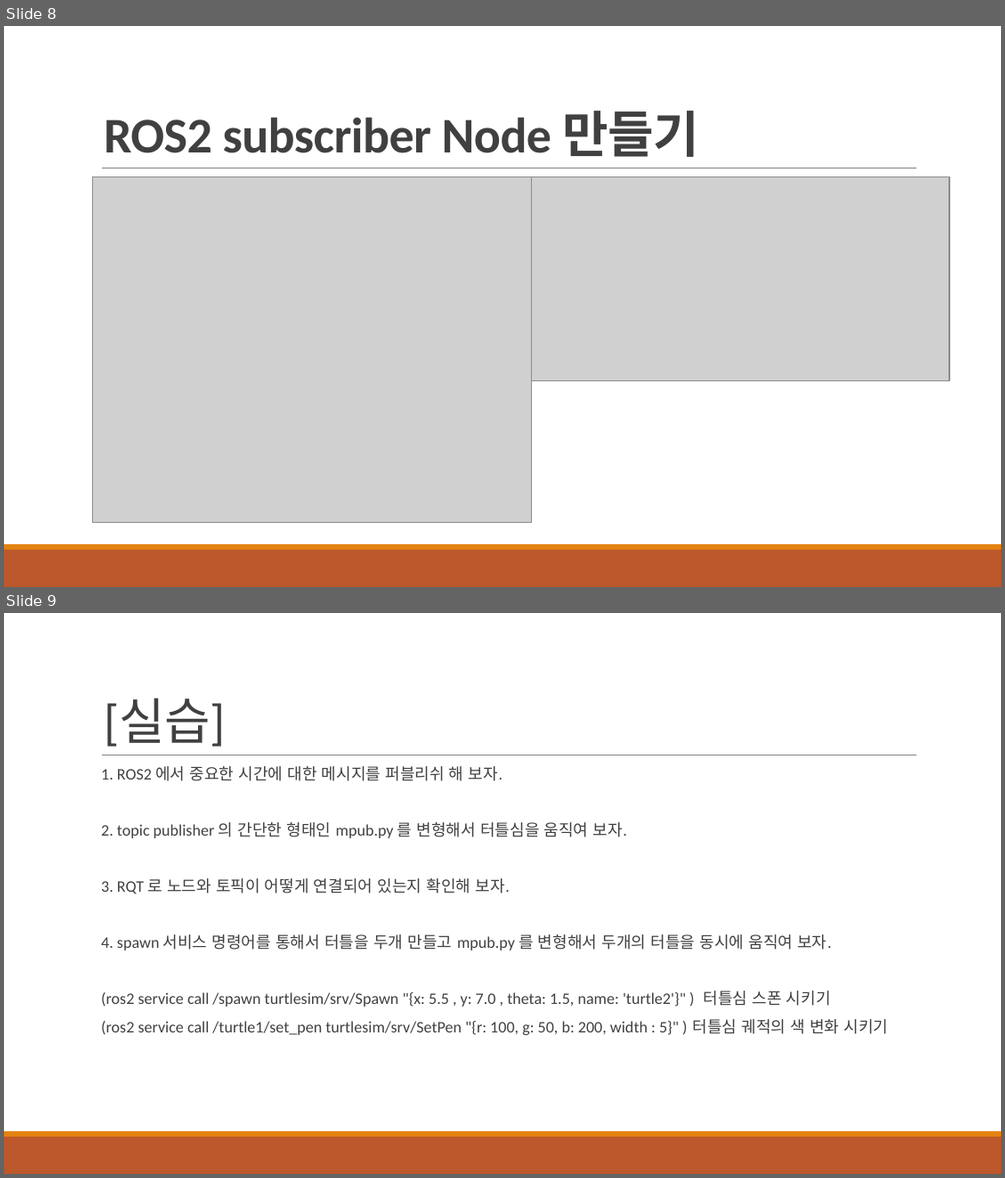
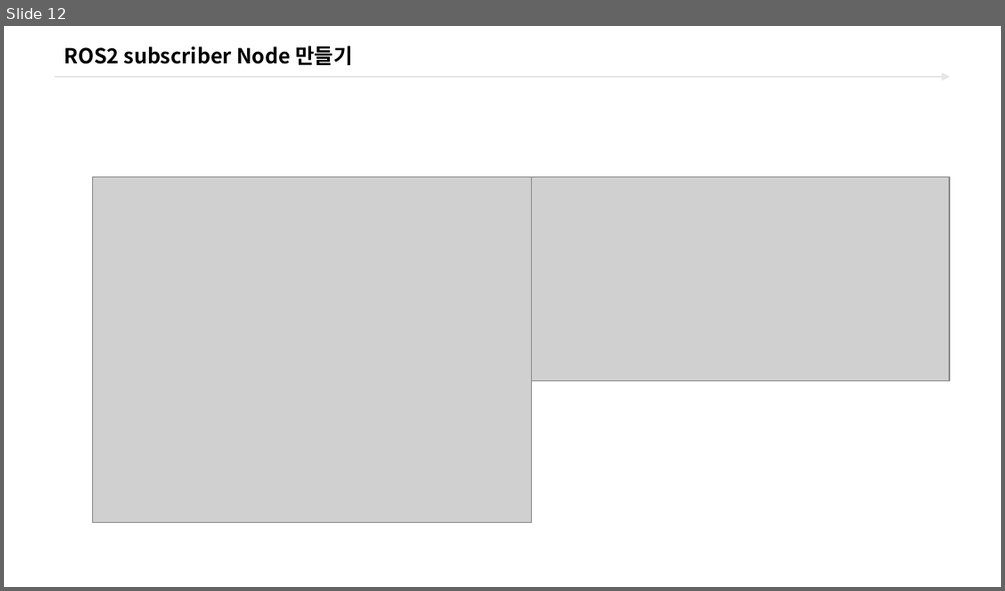
Before and after one commit to freshmea/ict_robot_sj, a slide deck: pdf_ppt/3. ROS2/교안_ROS2 터틀봇_바인드소프트_2일차교욱.pptx. Shown one above the other, each under a label of ours: slides 8 and 9 before the commit, slide 12 after it. The pictures are 1005x1178 and 1005x591 pixels, drawn with LibreOffice and Linux fonts; fonts in the diff are those of the drawing; grey boxes stand for pictures; background and template pictures are left out. Boxes give left, top, right and bottom in pixels: in the first picture for what was removed or moved away, otherwise in the second. Text is boxed around its words. In the diff, an @@ line names an element or a change of style, - is before the commit and + after.

```diff
--- a/pdf_ppt/3. ROS2/교안_ROS2 터틀봇_바인드소프트_2일차교욱.pptx
+++ b/pdf_ppt/3. ROS2/교안_ROS2 터틀봇_바인드소프트_2일차교욱.pptx
@@ slide 9 removed at box(4, 613, 1001, 1174), background #FFFFFF; not listed: 3 template elements that a slide beside it also shows @@
@@ title removed at box(104, 698, 226, 747) @@
-[실습]
@@ text removed at box(101, 766, 888, 1035) @@
-  1. ROS2 에서 중요한 시간에 대한 메시지를 퍼블리쉬 해 보자.
-  2. topic publisher 의 간단한 형태인 mpub.py 를 변형해서 터틀심을 움직여 보자.
-  3. RQT 로 노드와 토픽이 어떻게 연결되어 있는지 확인해 보자.
-  4. spawn 서비스 명령어를 통해서 터틀을 두개 만들고 mpub.py 를 변형해서 두개의 터틀을 동시에 움직여 보자.
-  (ros2 service call /spawn turtlesim/srv/Spawn "{x: 5.5 , y: 7.0 , theta: 1.5, name: 'turtle2'}" ) 터틀심 스폰 시키기
-  (ros2 service call /turtle1/set_pen turtlesim/srv/SetPen "{r: 100, g: 50, b: 200, width : 5}" ) 터틀심 궤적의 색 변화 시키기
@@ what was slide 8 is now slide 12 @@
@@ slide 12 changed as well @@
@@ title "ROS2 subscriber Node 만들기": place and size @@
-title "ROS2 subscriber Node 만들기" at box(104, 111, 698, 157)
+title "ROS2 subscriber Node 만들기" at box(64, 46, 352, 65)
@@ title "ROS2 subscriber Node 만들기" at box(64, 46, 352, 65): size 36 to 15 pt, font Calibri to Noto Sans CJK KR, text colour #404040 to #000000, letter spacing -0.4 to 0 pt; line spacing 0.85 to 1; vertical alignment bottom to middle @@
@@ arrow added from (55, 77) to (950, 77), #E6E6E6 1.5 pt @@
@@ line removed from (102, 168) to (916, 168) @@
@@ rectangle removed at box(4, 549, 1001, 587) @@
@@ rectangle removed at box(4, 544, 1001, 549) @@
```
Also in this commit, not shown: 6 other slides changed, 6 slides added, 3 other slides removed, 7 other files.
